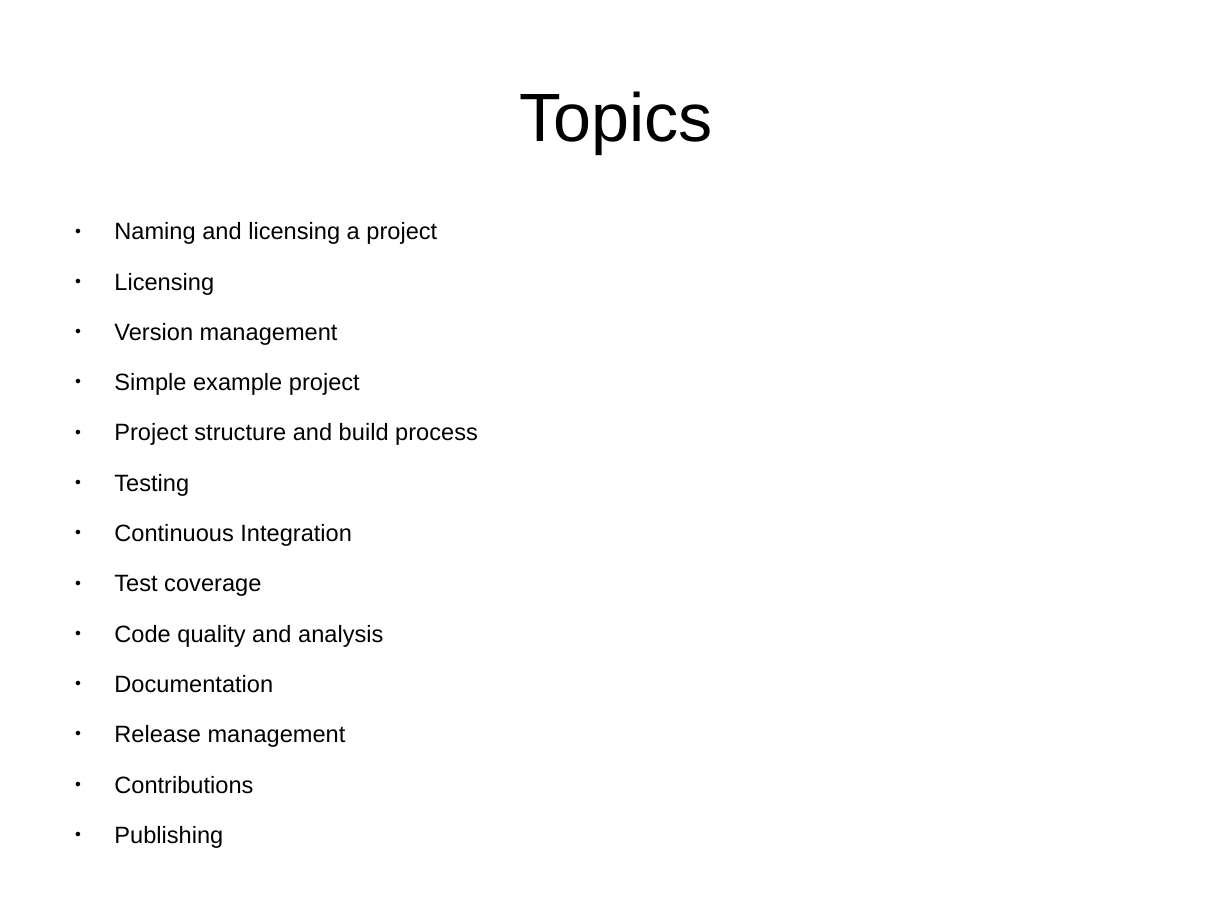
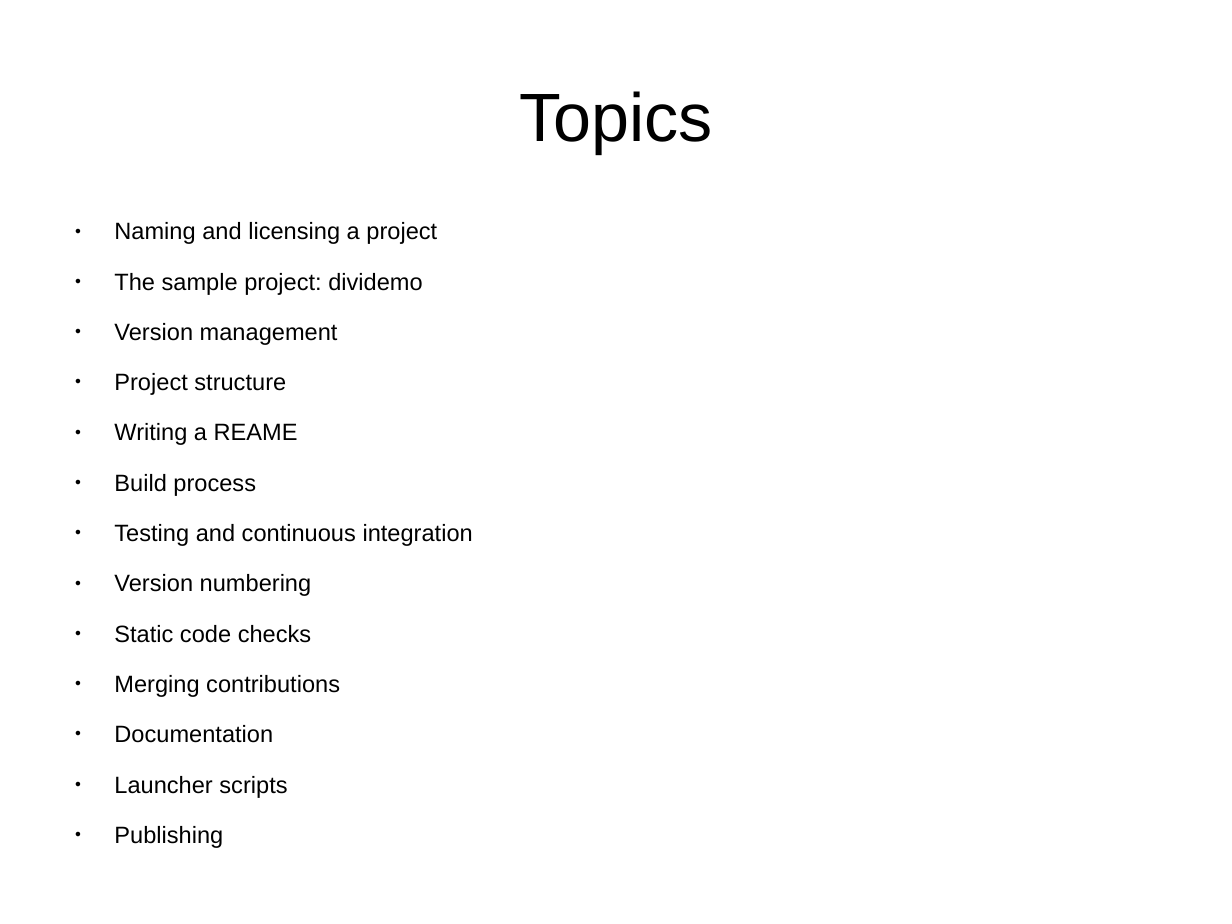
Before and after one commit to roskakori/talks, a slide deck: slide 5 of linuxtage/Open source projects with Python.odp. Drawn at 1232x924 pixels with LibreOffice and Linux fonts; fonts in the diff are those of the drawing. Boxes give left, top, right and bottom in pixels: in the first picture for what was removed or moved away, otherwise in the second. Text is boxed around its words. In the diff, an @@ line names an element or a change of style, - is before the commit and + after.

Commit message:
Cleaned up: * Added link to source for slides. * Added version number to front slide. * Cleaned up "Topics" to match sequence and headings of actual slides. * Cleaned up tools mentioned in "Summary". * Cleaned up typo.

```diff
--- a/linuxtage/Open source projects with Python.odp
+++ b/linuxtage/Open source projects with Python.odp
@@ text at (114, 273, 422, 295): text changed @@
-● Licensing
+● The sample project: dividemo
@@ text at (114, 373, 473, 697): text changed @@
-● Simple example project
-● Project structure and build process
-● Testing
-● Continuous Integration
-● Test coverage
-● Code quality and analysis
+● Project structure
+● Writing a REAME
+● Build process
+● Testing and continuous integration
+● Version numbering
+● Static code checks
+● Merging contributions
@@ text at (114, 725, 346, 747): text changed @@
-● Release management
-● Contributions
+● Launcher scripts
```
Also in this commit, not shown: 4 other slides changed.
